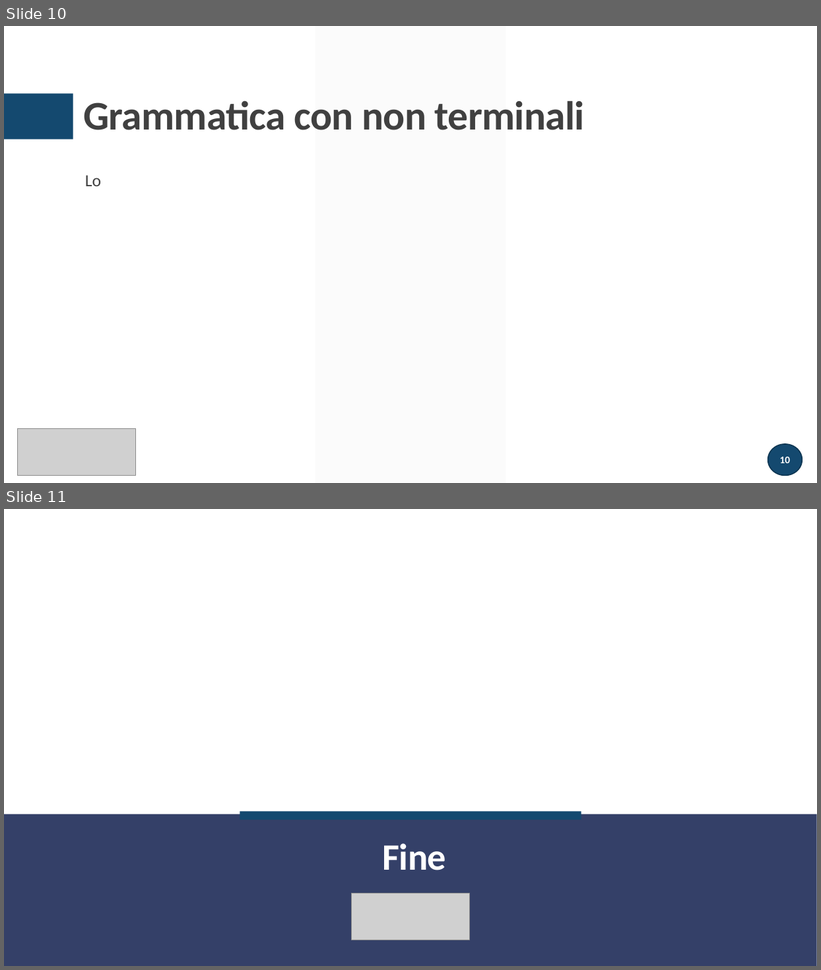
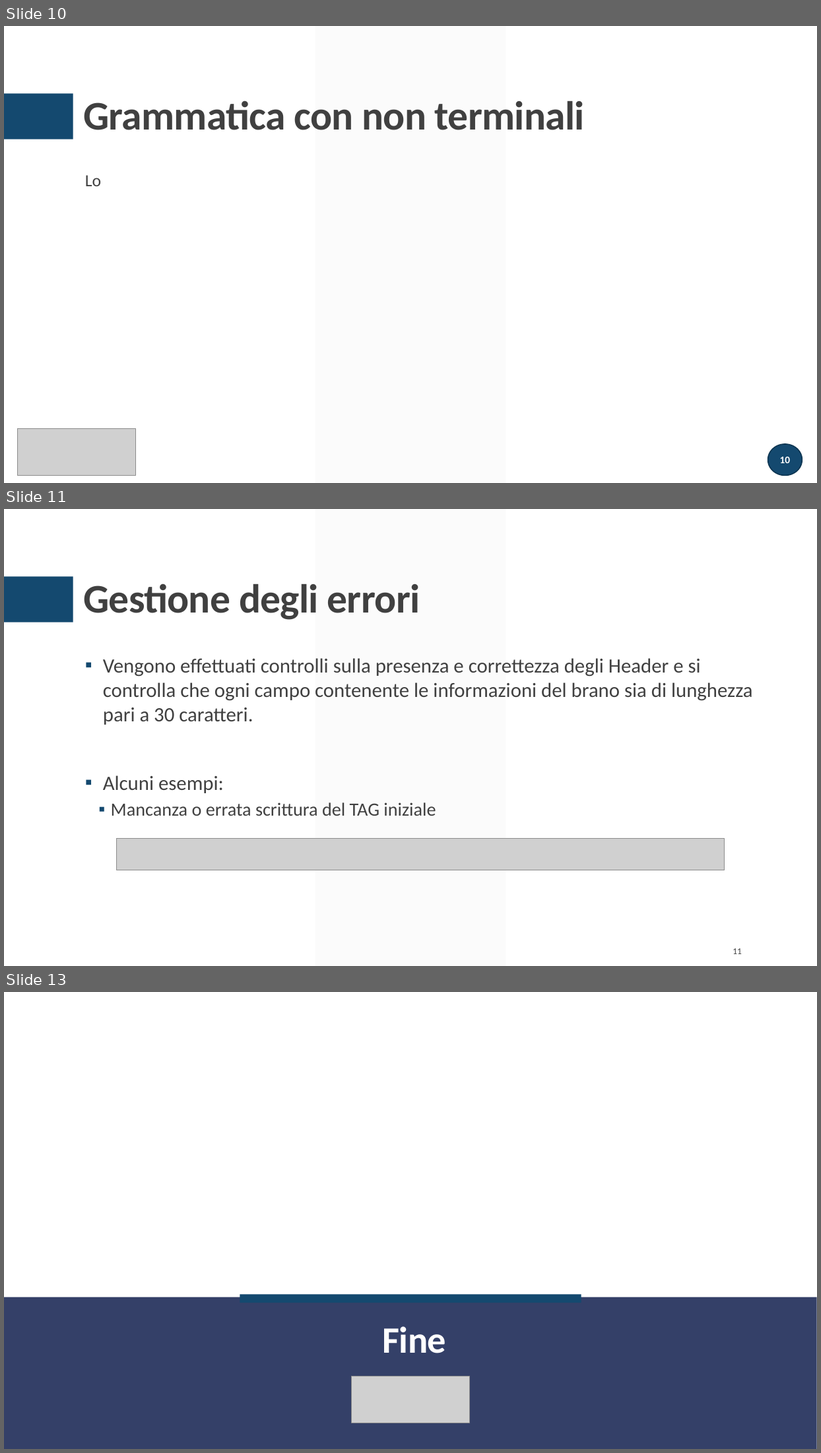
Before and after one commit to atusghen/SimpleID3, a slide deck: presentazione.pptx. Shown one above the other, each under a label of ours: slides 10 and 11 before the commit, slides 10, 11 and 13 after it; the slides between them are not shown. The pictures are 821x970 and 821x1453 pixels, drawn with LibreOffice and Linux fonts; fonts in the diff are those of the drawing; grey boxes stand for pictures. Boxes give left, top, right and bottom in pixels: in the first picture for what was removed or moved away, otherwise in the second. Text is boxed around its words. In the diff, an @@ line names an element or a change of style, - is before the commit and + after.

Commit message:
Gestione errori

```diff
--- a/presentazione.pptx
+++ b/presentazione.pptx
@@ slide 11 added at [4,509,817,966], background #FFFFFF; not listed: 2 template elements that a slide beside it also shows @@
@@ title added at [83,584,420,620], 48 pt, text #404040, bold @@
+Gestione degli errori
@@ text added at [103,658,753,816], 24 pt, text #404040 @@
+▪ Vengono effettuati controlli sulla presenza e correttezza degli Header e si controlla che ogni campo contenente le informazioni del brano sia di lunghezza pari a 30 caratteri.
+▪ Alcuni esempi:
+  ▪ Mancanza o errata scrittura del TAG iniziale
@@ picture added at [117,838,725,871] @@
@@ page number added at [733,949,742,955], 10.5 pt, text #404040 @@
+11
@@ what was slide 11 is now slide 13 @@
```
Also in this commit, not shown: 2 slides changed, 1 other slide added, 7 other files.
